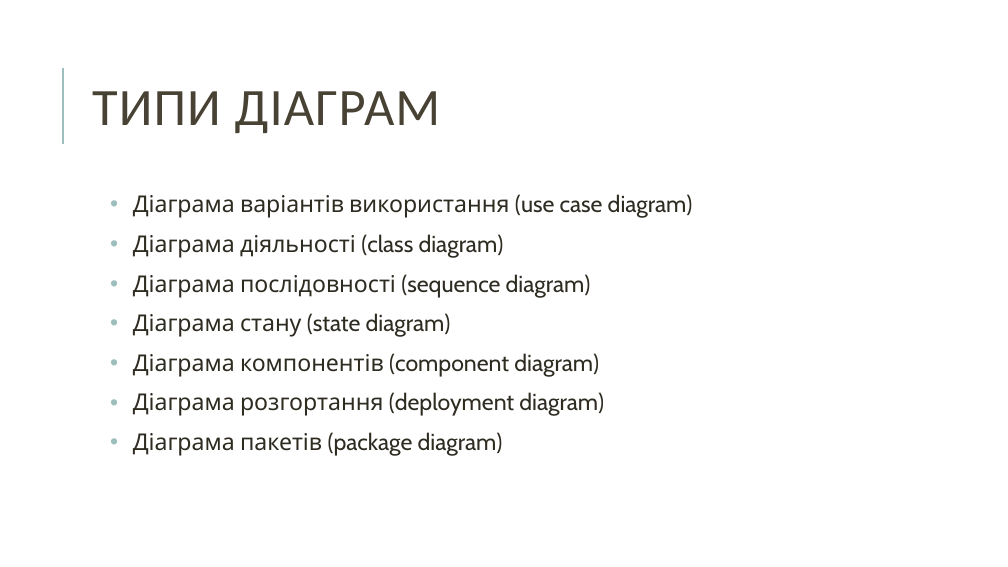
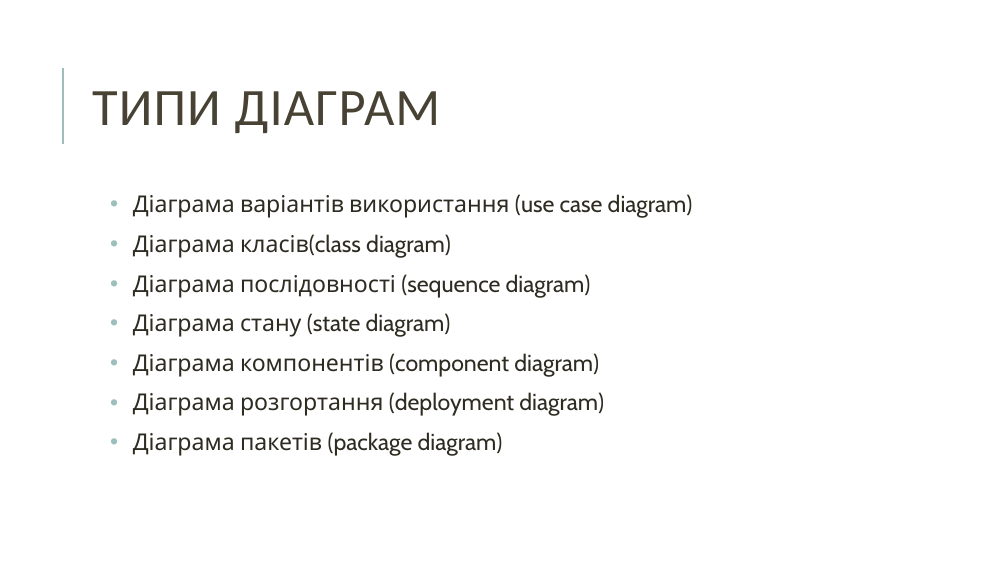
Before and after one commit to bogdanKaftanatiy/StudyJavaEE, a slide deck: slide 3 of lecture/lecture.pptx. Drawn at 1008x567 pixels with LibreOffice and Linux fonts; fonts in the diff are those of the drawing. Boxes give left, top, right and bottom in pixels: in the first picture for what was removed or moved away, otherwise in the second. Text is boxed around its words. In the diff, an @@ line names an element or a change of style, - is before the commit and + after.

```diff
--- a/lecture/lecture.pptx
+++ b/lecture/lecture.pptx
@@ text at (x1=133, y1=234, x2=451, y2=258): text changed @@
-• Діаграма діяльності (class diagram)
+• Діаграма класів(class diagram)
```
Also in this commit, not shown: 4 other slides changed, 40 other files.
